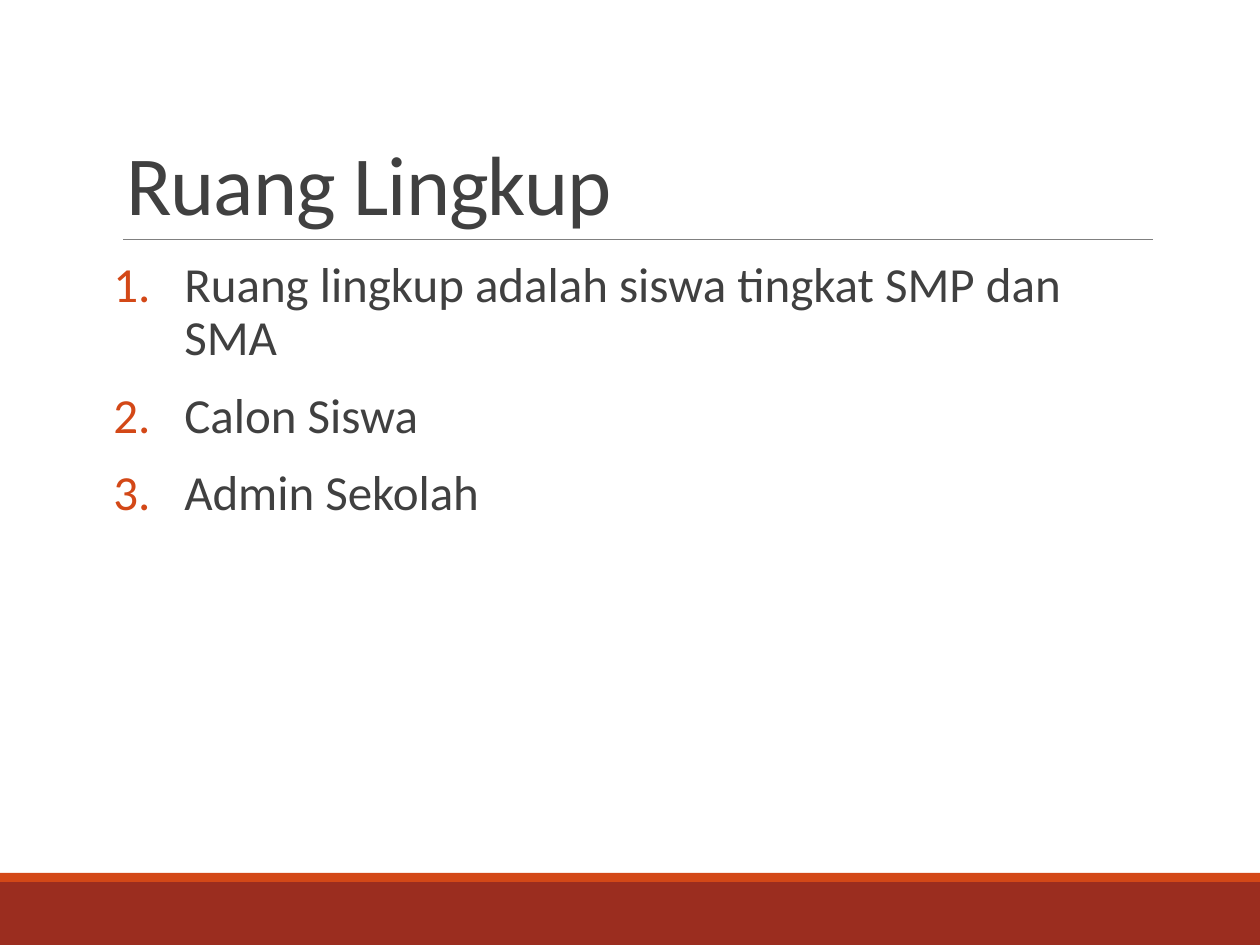
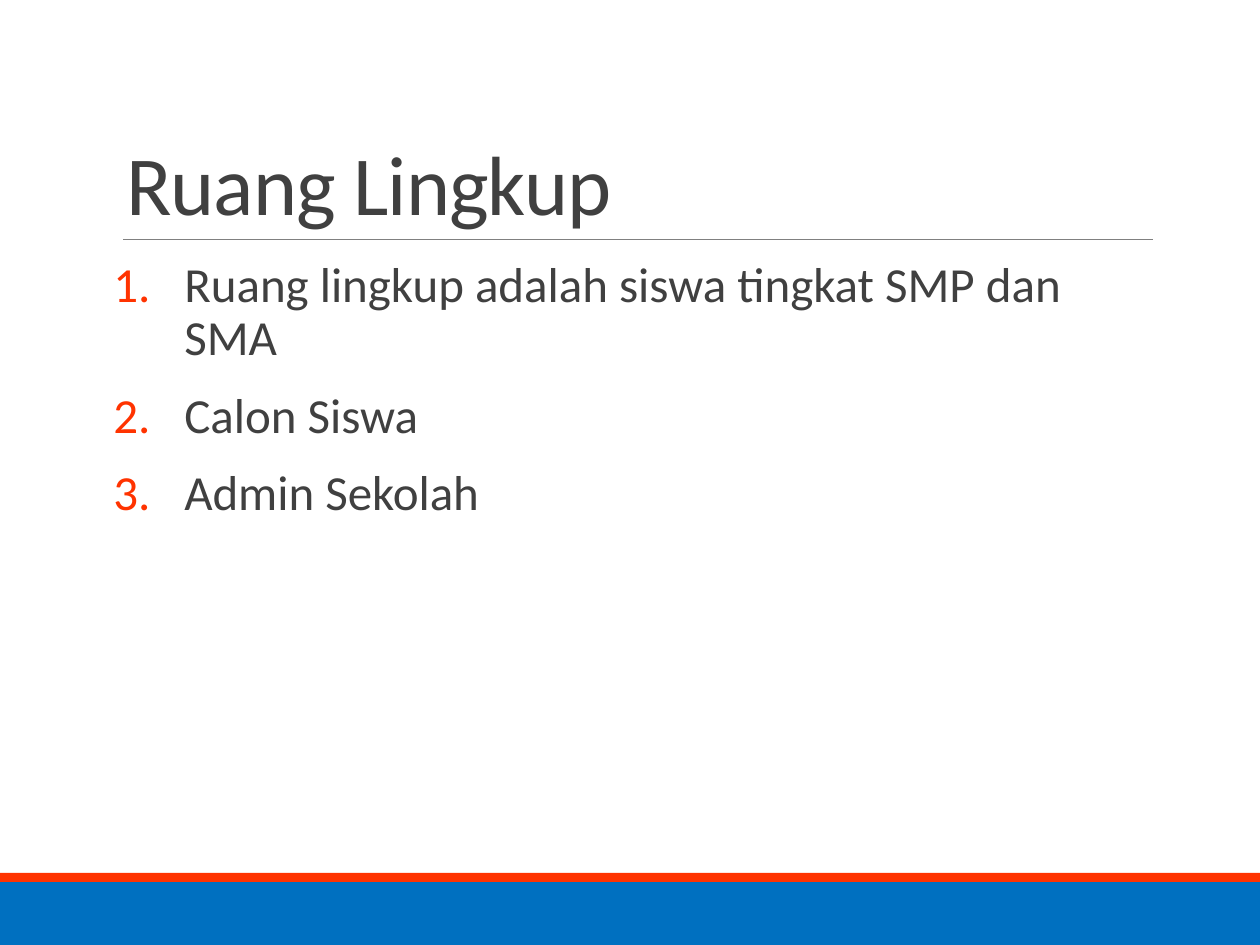
Before and after one commit to lastfantasy/tmr, a slide deck: slide 6 of TA final/TA PRESENTASI.pptx. Drawn at 1260x945 pixels with LibreOffice and Linux fonts; fonts in the diff are those of the drawing. Boxes give left, top, right and bottom in pixels: in the first picture for what was removed or moved away, otherwise in the second. Text is boxed around its words. In the diff, an @@ line names an element or a change of style, - is before the commit and + after.

```diff
--- a/TA final/TA PRESENTASI.pptx
+++ b/TA final/TA PRESENTASI.pptx
@@ text "Ruang lingkup adalah siswa tingkat ..." at [184, 268, 1061, 511]: bullet colour #D34817 to #FF3300 @@
@@ rectangle at [0, 882, 1260, 945]: fill #9B2D1F to #0070C0 @@
@@ rectangle at [0, 873, 1260, 882]: fill #D34817 to #FF3300 @@
```
Also in this commit, not shown: 5 other slides changed, 6 slides added.
